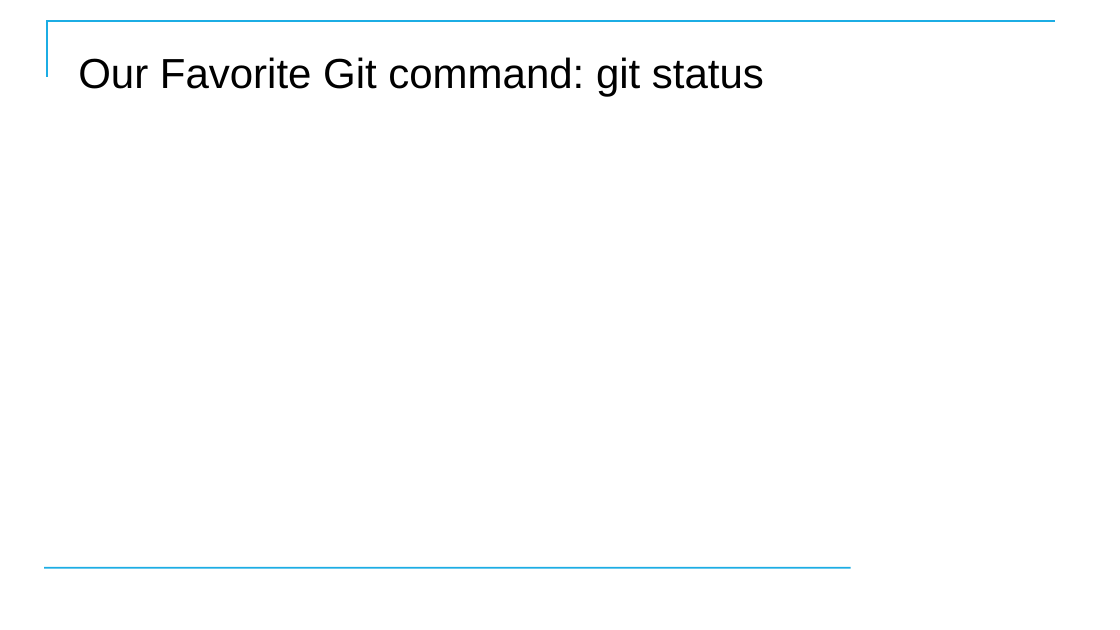
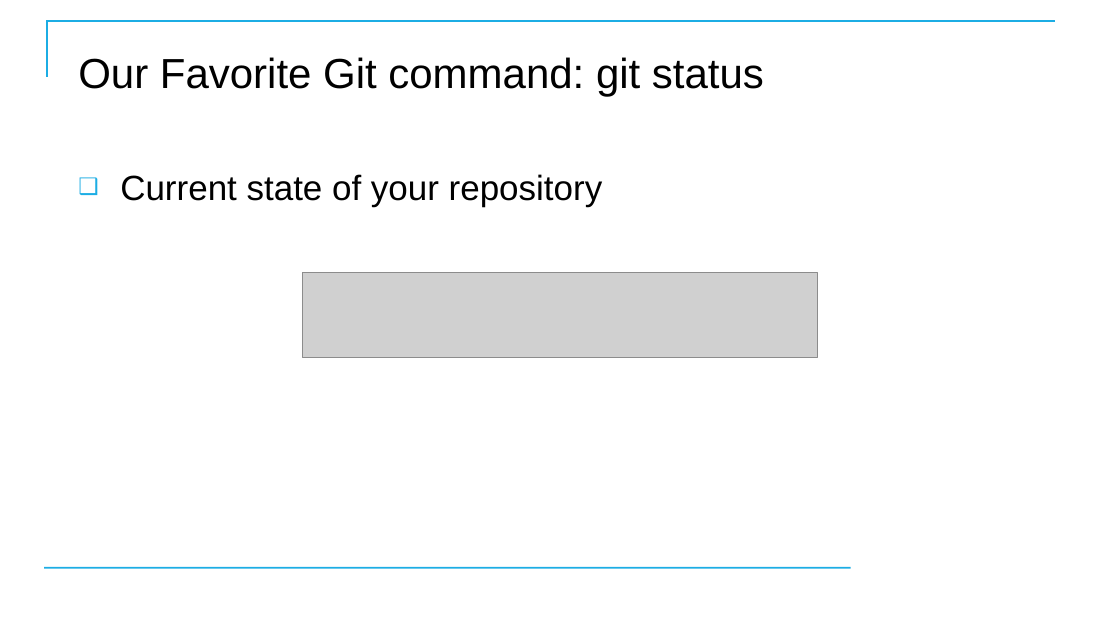
Before and after one commit to CostelloTechnicalConsulting/XGHDEV, a slide deck: slide 30 of ppt/XGHDEV.pptx (slide 31 before the commit). Drawn at 1120x630 pixels with LibreOffice and Linux fonts; fonts in the diff are those of the drawing; grey boxes stand for pictures; background and template pictures are left out. Boxes give left, top, right and bottom in pixels: in the first picture for what was removed or moved away, otherwise in the second. Text is boxed around its words. In the diff, an @@ line names an element or a change of style, - is before the commit and + after.

```diff
--- a/ppt/XGHDEV.pptx
+++ b/ppt/XGHDEV.pptx
@@ text added at [120,174,603,206], 30 pt, text #000000 @@
+❑ Current state of your repository
@@ picture added at [302,272,818,358] @@
```
Also in this commit, not shown: 15 other slides changed, 1 slide added, 2 slides removed.
